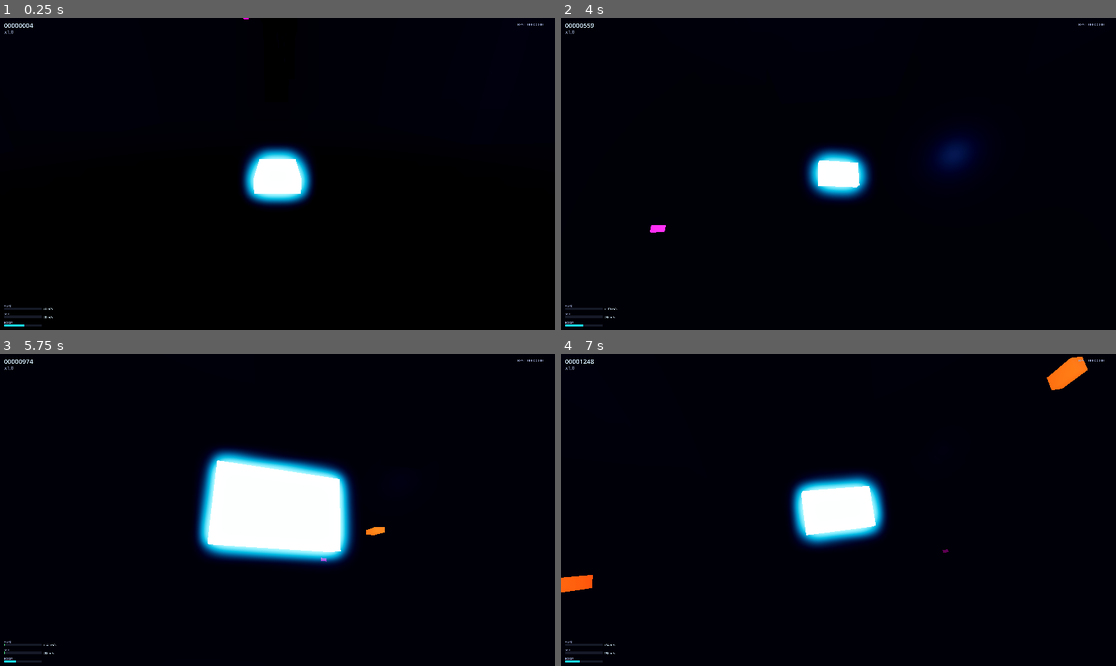
Above: before the commit, frames 1-4 (two rows, left to right).
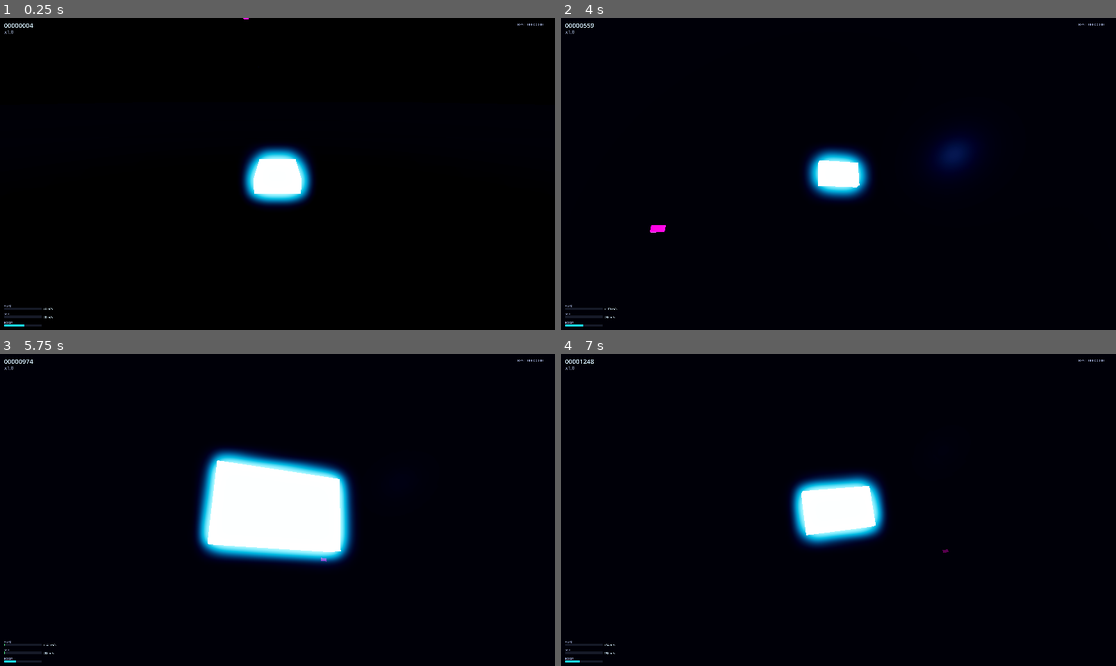
Above: after the commit, the same moments.

Repository: midas44/divepunk
Game: Godot game, scene res://scenes/main/Main.tscn
Two runs of this game, one before a commit and one after it. Both use one fixed random seed, a clock stepped at 60 frames per second and the inputs below.
Inputs (mouse positions are in pixels of both pictures, inside the frame that each line leads up to):
- Up to frame 1 (0.25 s): no input
- Up to frame 2 (4 s): move the mouse to (832, 180) at 0.52 s; hold Shift (boost) 0.53-1.28 s; hold W (steer_up) 0.53-2.78 s; tap Space at 0.77, 1.52, 3.02, 3.77 s; move the mouse to (877, 177) at 1.27 s; tap Shift (boost) at 1.35, 2.3, 2.85 s; move the mouse to (794, 170) at 2.02 s; hold Q (cycle_camera) 2.03-2.78 s; move the mouse to (844, 174) at 2.77 s; hold A (steer_left) 2.78-3.53 s; tap Enter at 3.5 s; move the mouse to (816, 167) at 3.52 s; hold W (steer_up) from 3.53 s (still down); hold Shift (boost) from 3.53 s (still down)
- Up to frame 3 (5.75 s): keep holding W (steer_up); move the mouse to (305, 510) at 4.27 s; release Shift (boost) at 4.28 s; tap Q (cycle_camera) at 4.35 s; tap Space at 4.52 s; tap Shift (boost) at 4.55 s; move the mouse to (249, 510) at 5.02 s; hold Shift (boost) from 5.03 s (still down)
- Up to frame 4 (7 s): move the mouse to (849, 503) at 5.77 s; release W (steer_up) at 5.78 s; release Shift (boost) at 5.78 s; hold D (steer_right) 5.78-6.53 s; tap Shift (boost) at 5.85, 6.8 s; tap Space at 6.02, 6.77 s; move the mouse to (832, 516) at 6.52 s; hold W (steer_up) from 6.53 s (still down); hold Q (cycle_camera) from 6.53 s (still down)

The runs differ from the first frame. In frame 2, less than 0.1% of the frame differs, in the area x 16-19%, y 66-69%; in frame 3, less than 0.1%; in frame 4, 0.7%, in the area x 0-95%, y 0-77%.
Error after the commit: Parse Error: Too few arguments for "_get_obstacle_mat()" call. Expected at least 1 but received 0. (res://scripts/city_chunk.gd:210)

Commit message:
feat(m4): procedural neon-window buildings + pulsing hazard telegraphing
Two spatial shaders (shaders/). building.gdshader gives every tower a world-space
emissive window grid (floors line up across buildings and box faces), tinted by
the per-instance MultiMesh COLOR — still one draw call per chunk, RNG draw order
untouched (deterministic city preserved). hazard.gdshader is shared by the static
obstacles (amber) and traffic (magenta): a slow emissive pulse + fresnel rim so
hazards read at speed (spec §5.11). Both gated by [fx] building_windows /
hazard_pulse, pushed down the existing config chain.

Co-Authored-By: Claude Opus 4.8 (1M context) <noreply@anthropic.com>

Diff:
--- a/scripts/chunk_manager.gd
+++ b/scripts/chunk_manager.gd
@@ -33,6 +33,10 @@
 @export var corridor_half_width: float = 120.0  ## clear flyable half-width; pushed to each chunk so buildings set back to match the ship's bound_x
 @export var corridor_floor: float = 4.0          ## corridor floor; pushed to each chunk so obstacles fill the full height
 @export var corridor_ceiling: float = 1700.0     ## corridor ceiling; pushed to each chunk so obstacles fill the full height
+
+@export_group("Aesthetic (M4)")
+@export var building_windows: bool = true    ## neon-window shader on buildings (pushed to chunks; set from [fx] building_windows)
+@export var hazard_pulse: bool = true        ## pulsing telegraph shader on obstacles (pushed to chunks; set from [fx] hazard_pulse)
 
 @export_group("Debug")
 @export var log_streaming: bool = false      ## print spawn/recycle events to the console
@@ -78,6 +82,8 @@
 		c.corridor_half_width = corridor_half_width
 		c.corridor_floor = corridor_floor
 		c.corridor_ceiling = corridor_ceiling
+		c.building_windows = building_windows
+		c.hazard_pulse = hazard_pulse
 		add_child(c)
 		_pool.append(c)
 
--- a/scripts/city_chunk.gd
+++ b/scripts/city_chunk.gd
@@ -18,6 +18,10 @@
 
 const OBSTACLE_GROUP := &"obstacle"
 const OBSTACLE_LAYER := 2          ## 1-indexed physics layer for obstacles (see project.godot)
+
+## M4 neon look — procedural shaders shared by every chunk (see shaders/).
+const BUILDING_SHADER := preload("res://shaders/building.gdshader")
+const HAZARD_SHADER := preload("res://shaders/hazard.gdshader")
 
 @export_group("Chunk")
 @export var chunk_length: float = 200.0          ## metres along -Z (ChunkManager keeps this in sync)
@@ -38,6 +42,7 @@
 @export_range(0.0, 1.0) var fill_chance: float = 0.86   ## per-slot chance of a building (gaps add variety)
 @export_range(0.0, 1.0) var cell_depth_jitter: float = 0.35
 @export var world_scale: float = 1.0   ## set by ChunkManager; >1 enlarges buildings + spacing around the constant-size car (1.0 = original)
+@export var building_windows: bool = true   ## procedural neon-window shader (set by ChunkManager from [fx] building_windows); false = flat emissive boxes
 
 @export_group("Obstacles")
 @export var safe_chunks: int = 2                 ## first N chunks have no obstacles (a warm-up runway)
@@ -47,11 +52,12 @@
 @export_range(0.0, 1.0) var obstacle_y_fraction: float = 0.85  ## ...and this fraction of the floor→ceiling height, centred
 @export var obstacle_min_size: Vector3 = Vector3(4.0, 6.0, 4.0)
 @export var obstacle_max_size: Vector3 = Vector3(12.0, 44.0, 12.0)
+@export var hazard_pulse: bool = true   ## pulsing-emissive + fresnel telegraph shader (set by ChunkManager from [fx] hazard_pulse)
 
 ## Shared across every chunk so we allocate one mesh + material, not one per chunk/instance.
 static var _building_mesh: BoxMesh
 static var _obstacle_mesh: BoxMesh
-static var _obstacle_mat: StandardMaterial3D
+static var _obstacle_mat: ShaderMaterial
 
 var index: int = 0
 var _mm: MultiMesh
@@ -176,8 +182,8 @@
 		add_child(_mmi)
 	_mm = MultiMesh.new()
 	_mm.transform_format = MultiMesh.TRANSFORM_3D
-	_mm.use_colors = true                   # must be set before instance_count
-	_mm.mesh = _get_building_mesh()
+	_mm.use_colors = true                   # must be set before instance_count; feeds the shader's COLOR
+	_mm.mesh = _get_building_mesh(building_windows)
 	_mmi.multimesh = _mm
 
 
@@ -220,20 +226,17 @@
 	return h
 
 
-## One shared unit-cube mesh + material for all building instances. Per-instance colour comes
-## through as vertex colour (hence vertex_color_use_as_albedo). A faint emission lifts the boxes
-## out of the dark void; M4's aesthetic pass replaces this with real neon materials.
-static func _get_building_mesh() -> BoxMesh:
+## One shared unit-cube mesh + neon-window ShaderMaterial for all building instances (M4). The
+## MultiMesh feeds the per-building hue through COLOR; the shader turns it into lit windows. Cached
+## statically, so `windows` is resolved once (it's a global [fx] toggle — every chunk passes the
+## same value). windows = false leaves a flat dim emissive body.
+static func _get_building_mesh(windows: bool) -> BoxMesh:
 	if _building_mesh == null:
 		var mesh := BoxMesh.new()
 		mesh.size = Vector3.ONE
-		var mat := StandardMaterial3D.new()
-		mat.vertex_color_use_as_albedo = true
-		mat.metallic = 0.0
-		mat.roughness = 0.65
-		mat.emission_enabled = true
-		mat.emission = Color(0.10, 0.20, 0.35)
-		mat.emission_energy_multiplier = 0.6
+		var mat := ShaderMaterial.new()
+		mat.shader = BUILDING_SHADER
+		mat.set_shader_parameter("windows_on", 1.0 if windows else 0.0)
 		mesh.material = mat
 		_building_mesh = mesh
 	return _building_mesh
@@ -246,15 +249,15 @@
 	return _obstacle_mesh
 
 
-## Warm amber, strongly emissive — deliberately distinct from the cool-blue buildings so
-## obstacles read instantly as "danger" at speed (spec §5.11, fairness via telegraphing).
-static func _get_obstacle_mat() -> StandardMaterial3D:
+## Warm amber, pulsing + fresnel-rimmed (the shared hazard shader) — deliberately distinct from the
+## cool-blue buildings so obstacles read instantly as "danger" at speed (spec §5.11, fairness via
+## telegraphing). Cached statically; `pulse` is a global [fx] toggle. pulse = false = steady amber.
+static func _get_obstacle_mat(pulse: bool) -> ShaderMaterial:
 	if _obstacle_mat == null:
-		_obstacle_mat = StandardMaterial3D.new()
-		_obstacle_mat.albedo_color = Color(0.6, 0.25, 0.05)
-		_obstacle_mat.metallic = 0.0
-		_obstacle_mat.roughness = 0.5
-		_obstacle_mat.emission_enabled = true
-		_obstacle_mat.emission = Color(1.0, 0.45, 0.1)
-		_obstacle_mat.emission_energy_multiplier = 2.6
+		_obstacle_mat = ShaderMaterial.new()
+		_obstacle_mat.shader = HAZARD_SHADER
+		_obstacle_mat.set_shader_parameter("base_color", Color(0.6, 0.25, 0.05))
+		_obstacle_mat.set_shader_parameter("emission_color", Color(1.0, 0.45, 0.1))
+		_obstacle_mat.set_shader_parameter("emission_energy", 2.6)
+		_obstacle_mat.set_shader_parameter("pulse_on", 1.0 if pulse else 0.0)
 	return _obstacle_mat
--- a/scripts/game.gd
+++ b/scripts/game.gd
@@ -103,6 +103,8 @@
 	_mgr.corridor_half_width = float(_cfg_value("corridor", "half_width", _mgr.corridor_half_width))
 	_mgr.corridor_floor = float(_cfg_value("corridor", "floor", _mgr.corridor_floor))
 	_mgr.corridor_ceiling = float(_cfg_value("corridor", "ceiling", _mgr.corridor_ceiling))
+	_mgr.building_windows = bool(_cfg_value("fx", "building_windows", _mgr.building_windows))
+	_mgr.hazard_pulse = bool(_cfg_value("fx", "hazard_pulse", _mgr.hazard_pulse))
 	add_child(_mgr)
 	_mgr.set_target(_ship)
 
@@ -127,6 +129,7 @@
 	t.corridor_half_width = float(_cfg_value("corridor", "half_width", t.corridor_half_width))
 	t.corridor_floor = float(_cfg_value("corridor", "floor", t.corridor_floor))
 	t.corridor_ceiling = float(_cfg_value("corridor", "ceiling", t.corridor_ceiling))
+	t.hazard_pulse = bool(_cfg_value("fx", "hazard_pulse", t.hazard_pulse))
 	t.world_seed = int(_cfg_value("game", "seed", 0))
 
 
--- a/scripts/traffic.gd
+++ b/scripts/traffic.gd
@@ -12,6 +12,9 @@
 
 const OBSTACLE_GROUP := &"obstacle"
 const OBSTACLE_LAYER := 2          ## 1-indexed physics layer for obstacles (matches ship.gd / project.godot)
+
+## Shared M4 hazard shader (pulsing emissive + fresnel rim) — same one the static obstacles use.
+const HAZARD_SHADER := preload("res://shaders/hazard.gdshader")
 
 @export_group("Traffic")
 @export var car_count: int = 24                  ## how many moving cars exist at once (the pool size)
@@ -32,13 +35,14 @@
 
 @export_group("Car")
 @export var car_size: Vector3 = Vector3(5.0, 2.0, 9.0)   ## a touch bigger than the player car so it reads as traffic
+@export var hazard_pulse: bool = true   ## pulsing-emissive + fresnel telegraph shader (set from [fx] hazard_pulse)
 
 @export_group("Generation")
 @export var world_seed: int = 0                  ## 0 = random; >0 = reproducible initial layout
 
 ## Shared mesh + material across every car (one allocation, not one per car).
 static var _car_mesh: BoxMesh
-static var _car_mat: StandardMaterial3D
+static var _car_mat: ShaderMaterial
 
 var _target: Node3D
 var _cars: Array[StaticBody3D] = []
@@ -91,7 +95,7 @@
 		var mesh := MeshInstance3D.new()
 		mesh.name = "Mesh"
 		mesh.mesh = _get_car_mesh()                # shared unit cube...
-		mesh.material_override = _get_car_mat()
+		mesh.material_override = _get_car_mat(hazard_pulse)
 		mesh.scale = car_size                       # ...scaled to the car size
 		car.add_child(mesh)
 
@@ -155,15 +159,15 @@
 	return _car_mesh
 
 
-## Hot magenta, strongly emissive — deliberately distinct from the amber static obstacles and
-## the cool-blue buildings, so moving traffic reads instantly as a separate hazard.
-static func _get_car_mat() -> StandardMaterial3D:
+## Hot magenta, pulsing + fresnel-rimmed (the shared hazard shader) — distinct from the amber static
+## obstacles and the cool-blue buildings, so moving traffic reads instantly as a separate hazard.
+## Cached statically; `pulse` is a global [fx] toggle (false = steady magenta).
+static func _get_car_mat(pulse: bool) -> ShaderMaterial:
 	if _car_mat == null:
-		_car_mat = StandardMaterial3D.new()
-		_car_mat.albedo_color = Color(0.55, 0.05, 0.5)
-		_car_mat.metallic = 0.0
-		_car_mat.roughness = 0.5
-		_car_mat.emission_enabled = true
-		_car_mat.emission = Color(1.0, 0.1, 0.85)
-		_car_mat.emission_energy_multiplier = 2.6
+		_car_mat = ShaderMaterial.new()
+		_car_mat.shader = HAZARD_SHADER
+		_car_mat.set_shader_parameter("base_color", Color(0.55, 0.05, 0.5))
+		_car_mat.set_shader_parameter("emission_color", Color(1.0, 0.1, 0.85))
+		_car_mat.set_shader_parameter("emission_energy", 2.6)
+		_car_mat.set_shader_parameter("pulse_on", 1.0 if pulse else 0.0)
 	return _car_mat
--- /dev/null
+++ b/shaders/building.gdshader
@@ -0,0 +1,58 @@
+shader_type spatial;
+// DIVEPUNK — procedural neon building (M4 aesthetic pass). ONE shared material, drawn by each
+// chunk's MultiMesh, so a whole skyline stays a handful of draw calls. A dark tower body with an
+// emissive window grid laid out in WORLD space, so window floors line up across every building AND
+// across the box's faces, tinted per-instance by the MultiMesh COLOR. windows_on = 0 falls back to
+// a flat, dim emissive body (the pre-M4 look) for performance / preference.
+
+uniform float window_size_v = 4.0;    // vertical metres per window row
+uniform float window_size_h = 5.0;    // horizontal metres per window column
+uniform float window_margin = 0.16;   // dark mullion around each pane (0..0.5)
+uniform float lit_fraction = 0.65;    // fraction of windows that are lit (rest dark)
+uniform float emission_boost = 3.2;   // neon emission strength (drives the bloom)
+uniform float base_emission = 0.10;   // dim body glow so towers aren't pure black
+uniform float windows_on = 1.0;
+
+varying vec3 v_wpos;
+varying vec3 v_wnormal;
+varying vec3 v_tint;
+
+float hash21(vec2 p) {
+	p = fract(p * vec2(123.34, 456.21));
+	p += dot(p, p + 45.32);
+	return fract(p.x * p.y);
+}
+
+void vertex() {
+	v_wpos = (MODEL_MATRIX * vec4(VERTEX, 1.0)).xyz;
+	v_wnormal = normalize((MODEL_MATRIX * vec4(NORMAL, 0.0)).xyz);
+	v_tint = COLOR.rgb;
+}
+
+void fragment() {
+	// Build a vivid neon from the (dark, low-saturation) instance tint: keep the hue, push the
+	// value and saturation so each tower glows in its own colour.
+	float mx = max(v_tint.r, max(v_tint.g, v_tint.b));
+	vec3 hue = v_tint / max(mx, 1e-4);
+	float l = dot(hue, vec3(0.3333));
+	vec3 neon = clamp(mix(vec3(l), hue, 1.8), 0.0, 1.0);
+
+	// Window grid in world space. Pick the horizontal axis from which wall this face is (a face
+	// looking along X uses world Z for its columns, and vice-versa); world Y is always the rows.
+	float horiz = (abs(v_wnormal.x) >= abs(v_wnormal.z)) ? v_wpos.z : v_wpos.x;
+	vec2 cell = vec2(horiz / window_size_h, v_wpos.y / window_size_v);
+	vec2 id = floor(cell);
+	vec2 f = fract(cell);
+	vec2 inpane = step(vec2(window_margin), f) * step(f, vec2(1.0 - window_margin));
+	float pane = inpane.x * inpane.y;
+	float lit = step(1.0 - lit_fraction, hash21(id + vec2(7.0, 3.0)));
+	float bright = 0.55 + 0.45 * hash21(id + vec2(19.0, 5.0));
+	float wallness = smoothstep(0.35, 0.7, 1.0 - abs(v_wnormal.y)); // no windows on roofs/undersides
+	float windows = pane * lit * bright * wallness;
+
+	float emit = mix(base_emission, max(windows, base_emission * 0.4), windows_on);
+	ALBEDO = v_tint * 0.18;
+	METALLIC = 0.0;
+	ROUGHNESS = 0.6;
+	EMISSION = neon * emit * emission_boost;
+}
--- /dev/null
+++ b/shaders/hazard.gdshader
@@ -0,0 +1,24 @@
+shader_type spatial;
+// DIVEPUNK — hazard telegraphing (M4 aesthetic pass). Shared by the static obstacles (amber) and
+// the moving traffic (magenta) via uniforms — one shader, two looks. A slow emissive pulse plus a
+// fresnel rim make hazards read clearly at speed and pop against the cool city (spec §5.11,
+// "fairness via telegraphing"). pulse_on = 0 gives a steady emissive (the pre-M4 look).
+
+uniform vec3 base_color : source_color = vec3(0.6, 0.25, 0.05);
+uniform vec3 emission_color : source_color = vec3(1.0, 0.45, 0.1);
+uniform float emission_energy = 2.6;
+uniform float pulse_speed = 3.5;
+uniform float pulse_depth = 0.35;     // 0..1 pulse amplitude
+uniform float fresnel_strength = 1.3; // rim-light glow on the silhouette edges
+uniform float pulse_on = 1.0;
+
+void fragment() {
+	// cos() pulse in [1 - pulse_depth .. 1], so the hazard "breathes" between dim and full.
+	float pulse = 1.0 - pulse_on * pulse_depth * (0.5 - 0.5 * cos(TIME * pulse_speed));
+	// NORMAL and VIEW are both view-space here, so this fresnel rims the silhouette toward the camera.
+	float fres = pow(1.0 - clamp(dot(normalize(NORMAL), normalize(VIEW)), 0.0, 1.0), 3.0);
+	ALBEDO = base_color;
+	METALLIC = 0.0;
+	ROUGHNESS = 0.5;
+	EMISSION = emission_color * (emission_energy * pulse + fresnel_strength * fres);
+}
